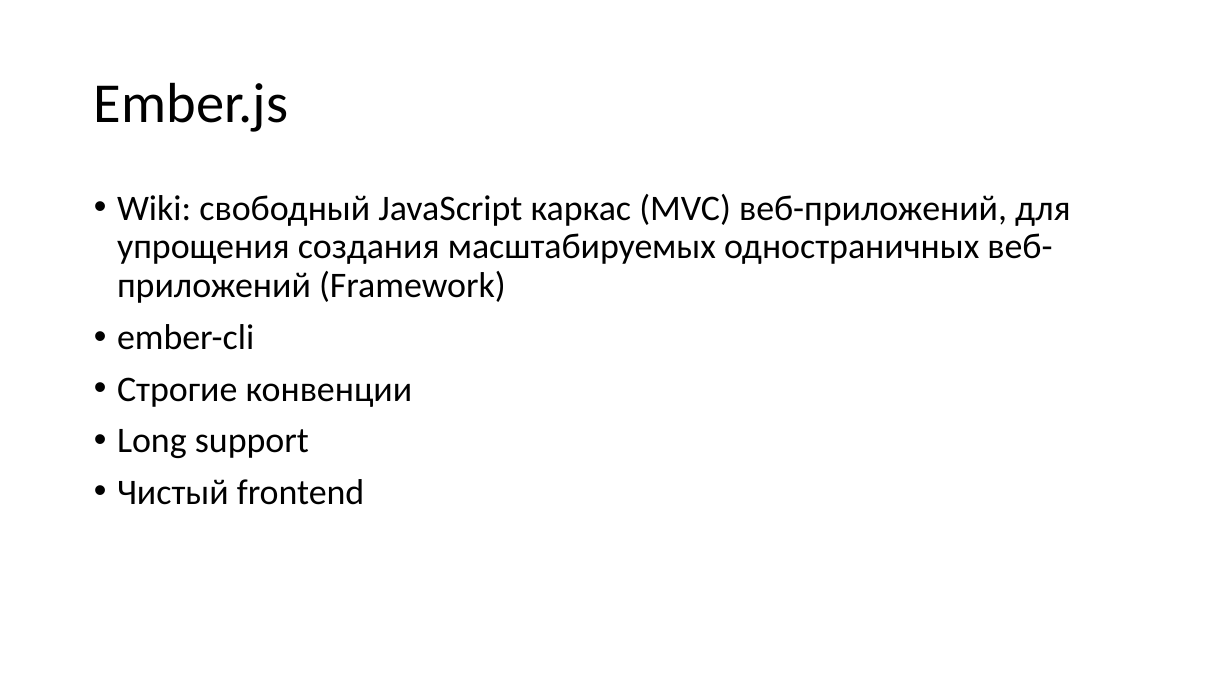
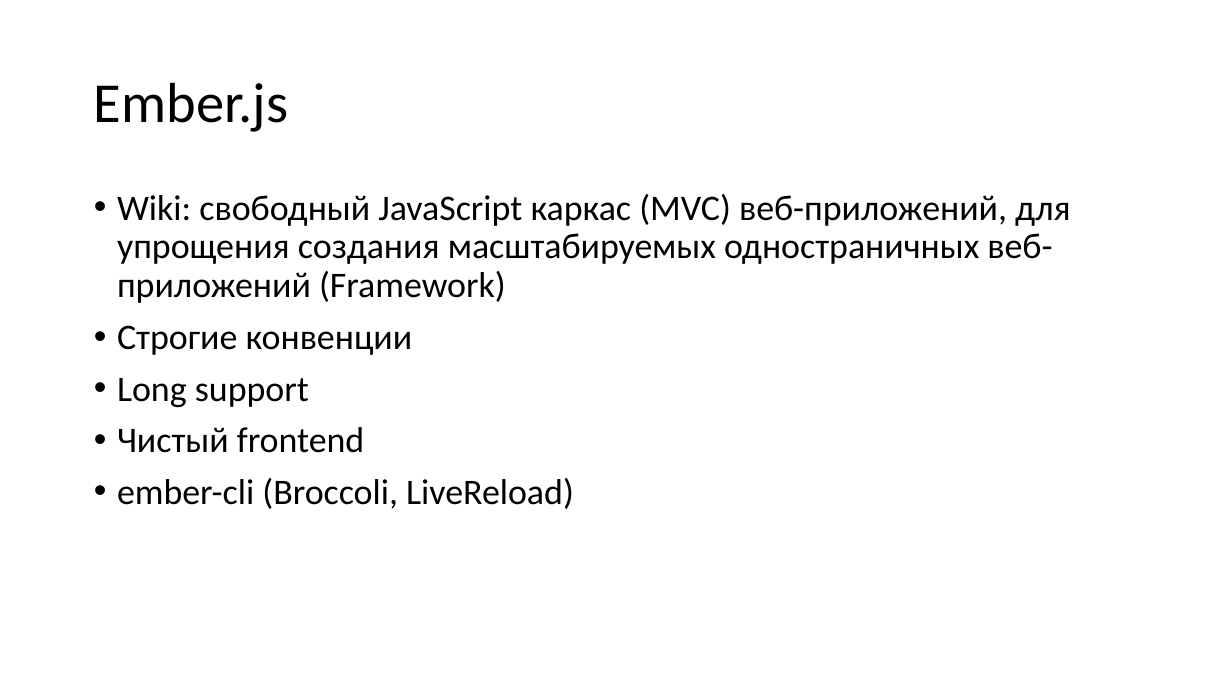
Before and after one commit to turchenkoalex/voteapp, a slide deck: slide 5 of ASPNET.pptx. Drawn at 1232x693 pixels with LibreOffice and Linux fonts; fonts in the diff are those of the drawing. Boxes give left, top, right and bottom in pixels: in the first picture for what was removed or moved away, otherwise in the second. Text is boxed around its words. In the diff, an @@ line names an element or a change of style, - is before the commit and + after.

Commit message:
update presentation

```diff
--- a/ASPNET.pptx
+++ b/ASPNET.pptx
@@ text at (x1=117, y1=324, x2=254, y2=350): paragraph removed @@
-• ember-cli
@@ text at (x1=117, y1=478, x2=574, y2=509): paragraph added @@
+• ember-cli (Broccoli, LiveReload)
```
